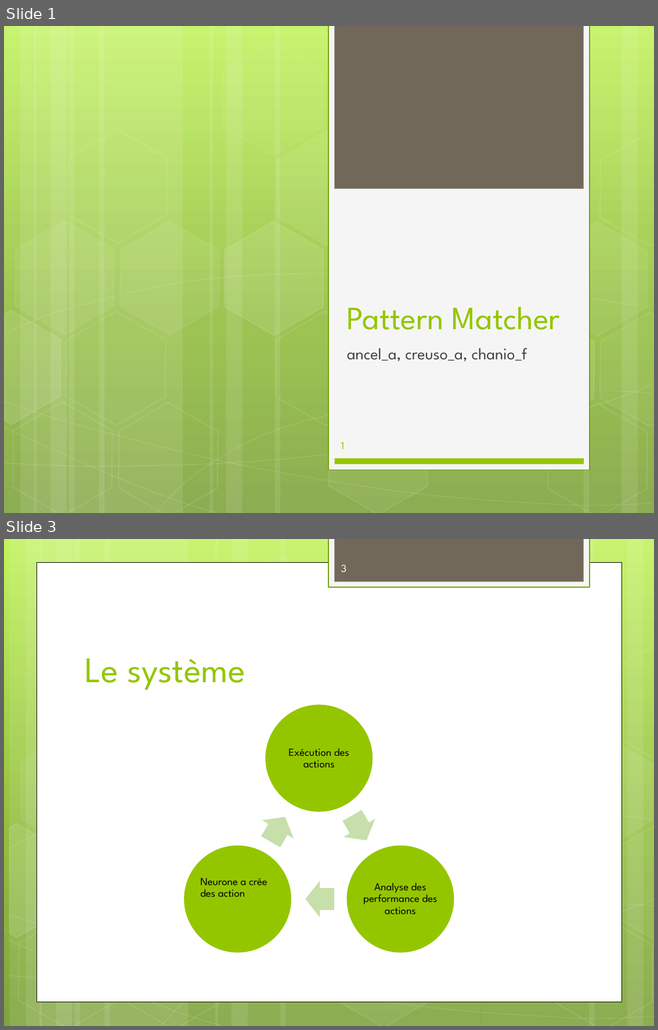
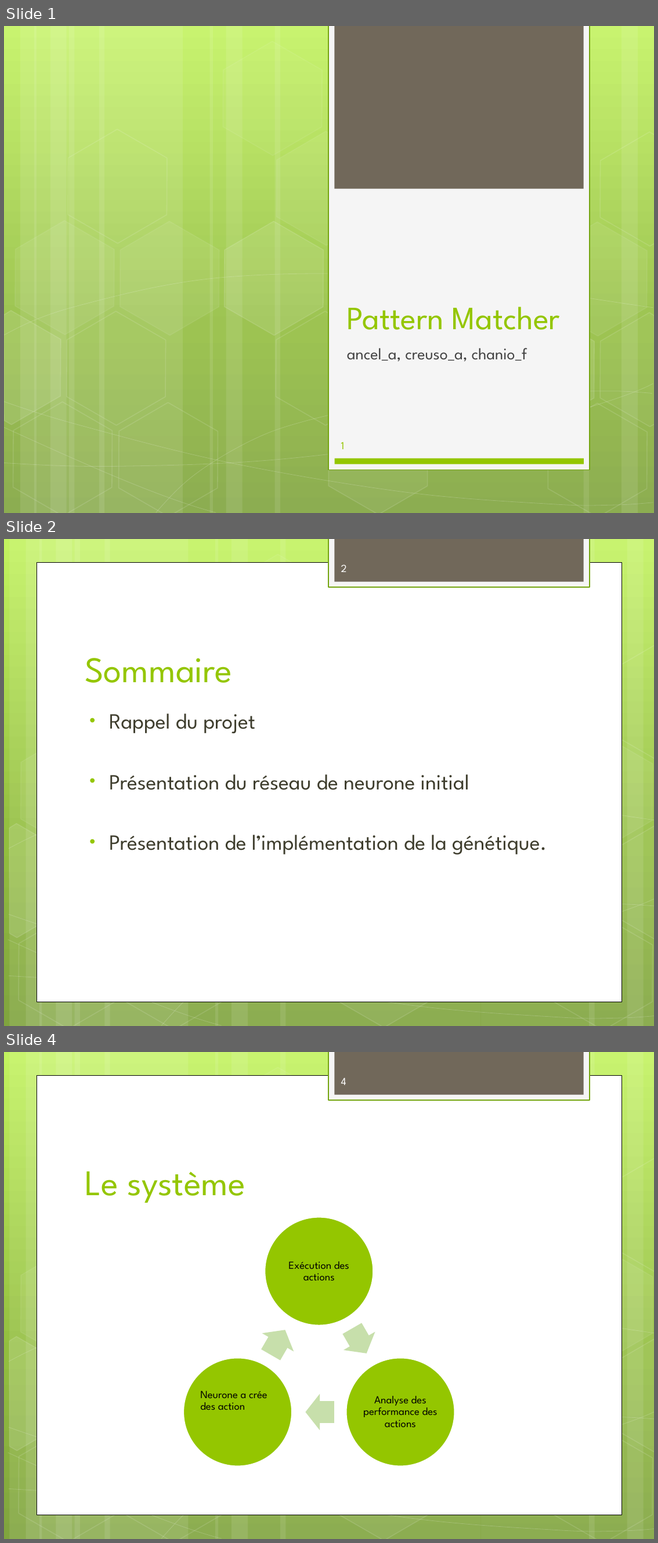
Before and after one commit to Surogate/ai-playground, a slide deck: Pattern Matcher.pptx. Shown one above the other, each under a label of ours: slides 1 and 3 before the commit, slides 1, 2 and 4 after it; the slides between them are not shown. The pictures are 658x1030 and 658x1543 pixels, drawn with LibreOffice and Linux fonts; fonts in the diff are those of the drawing. Boxes give left, top, right and bottom in pixels: in the first picture for what was removed or moved away, otherwise in the second. Text is boxed around its words. In the diff, an @@ line names an element or a change of style, - is before the commit and + after.

```diff
--- a/Pattern Matcher.pptx
+++ b/Pattern Matcher.pptx
@@ slide 2 added at box(4, 539, 654, 1026), background gradient #C3F35F to #93BF3F to #81A53E; not listed: 31 template elements that a slide beside it also shows @@
@@ page number added at box(341, 565, 347, 572), 12 pt, text #FEFEFE @@
+2
@@ title added at box(85, 658, 232, 683), 40 pt, text #94C600 @@
+Sommaire
@@ text added at box(109, 714, 546, 855), 24 pt, text #3E3D2D @@
+• Rappel du projet
+• Présentation du réseau de neurone initial
+• Présentation de l’implémentation de la génétique.
@@ what was slide 3 is now slide 4 @@
@@ page number at box(341, 1078, 346, 1085): text changed @@
-3
+4
```
Also in this commit, not shown: 4 slides changed, 3 other files.
